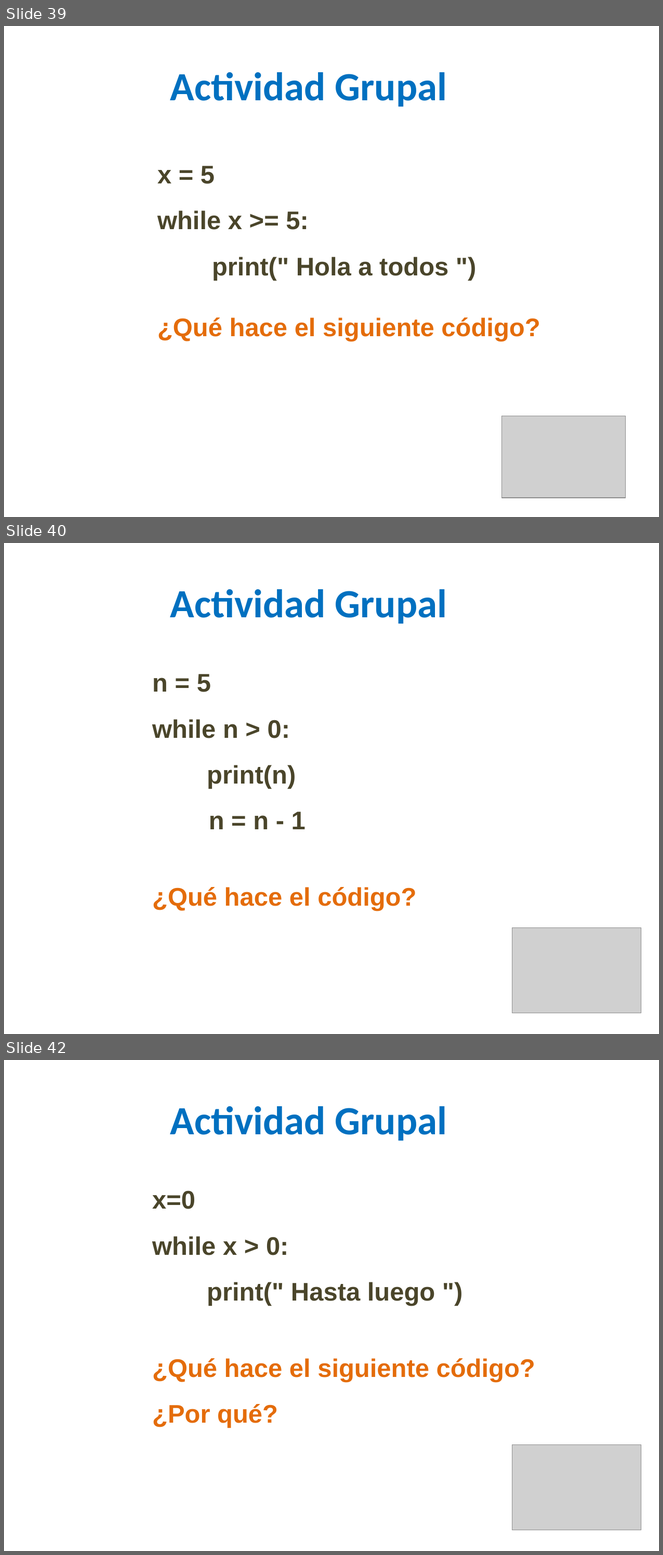
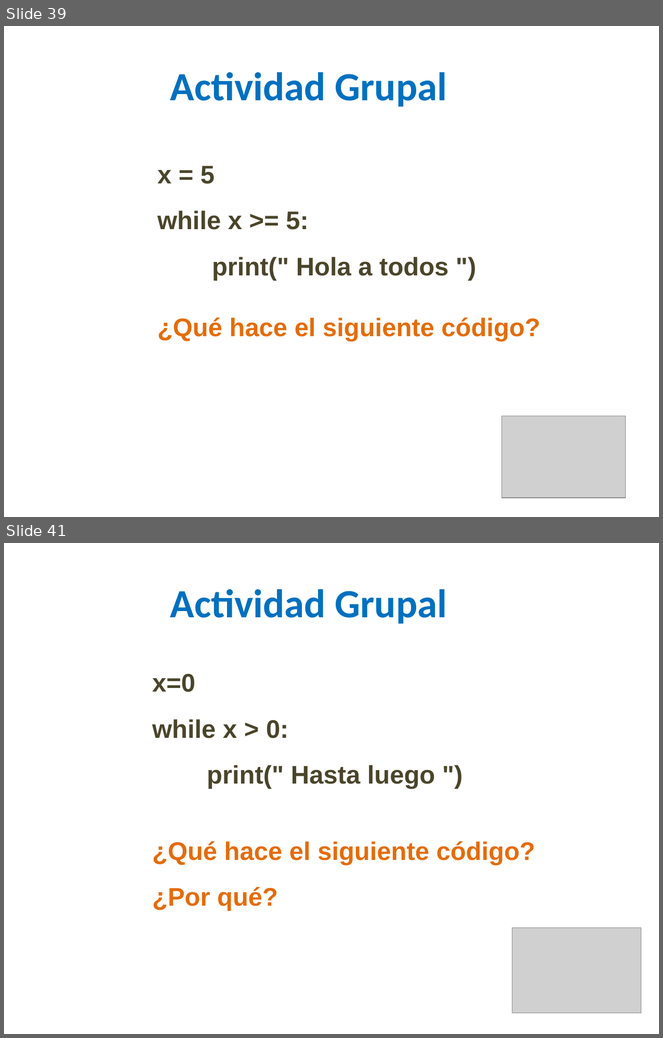
Before and after one commit to lizetheP/Programacion, a slide deck: CalendarioAgo2022/presentaciones/7_While.pptx. Shown one above the other, each under a label of ours: slides 39, 40 and 42 before the commit, slides 39 and 41 after it; the slides between them are not shown. The pictures are 663x1555 and 663x1038 pixels, drawn with LibreOffice and Linux fonts; fonts in the diff are those of the drawing; grey boxes stand for pictures. Boxes give left, top, right and bottom in pixels: in the first picture for what was removed or moved away, otherwise in the second. Text is boxed around its words. In the diff, an @@ line names an element or a change of style, - is before the commit and + after.

```diff
--- a/CalendarioAgo2022/presentaciones/7_While.pptx
+++ b/CalendarioAgo2022/presentaciones/7_While.pptx
@@ slide 40 removed at bbox=[4, 543, 659, 1034], background #FFFFFF @@
@@ text removed at bbox=[170, 589, 448, 624] @@
-Actividad Grupal
@@ text removed at bbox=[152, 674, 416, 911] @@
-n = 5
-while n > 0:
-print(n)
-n = n - 1
-¿Qué hace el código?
@@ picture removed at bbox=[513, 928, 642, 1014] @@
@@ what was slide 42 is now slide 41 @@
```
Also in this commit, not shown: 1 slide changed, 28 other files.
